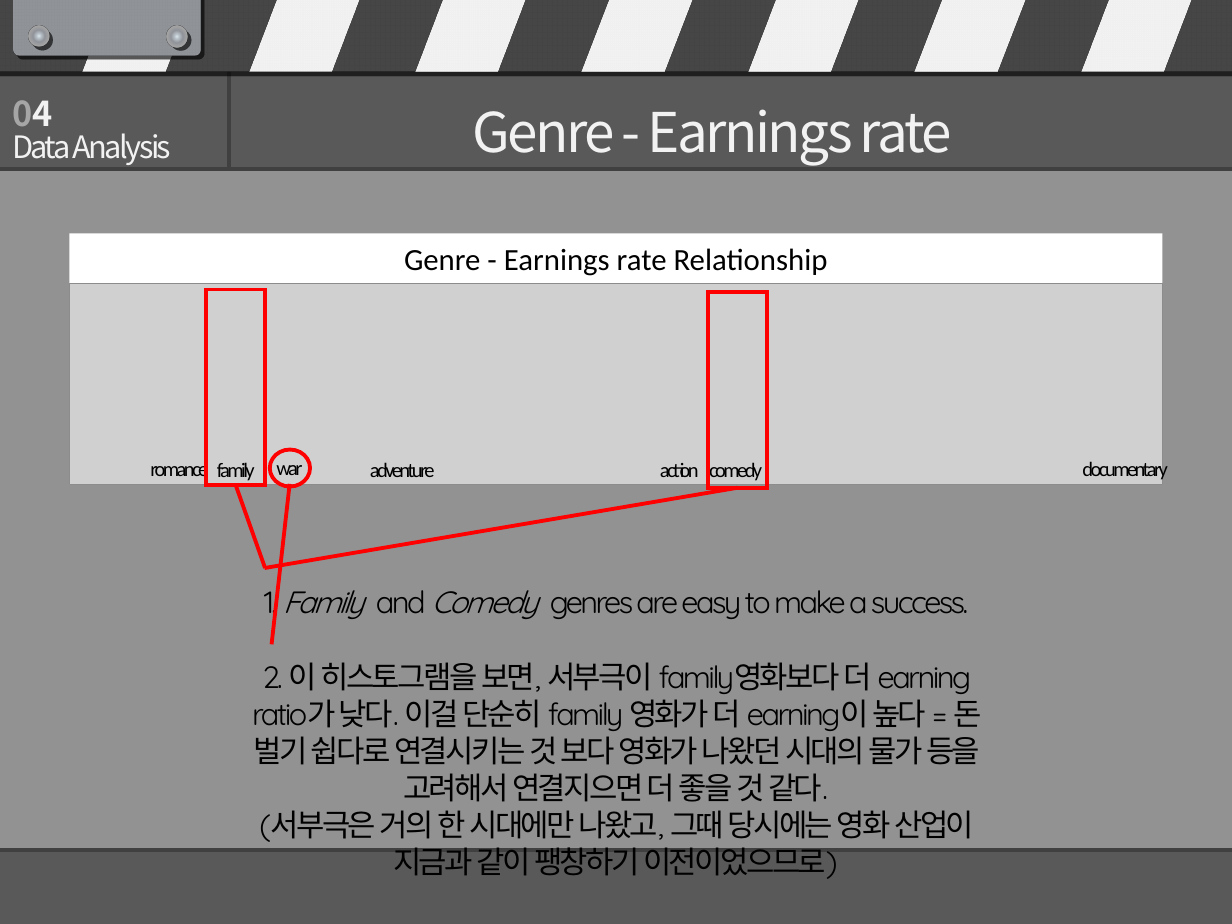
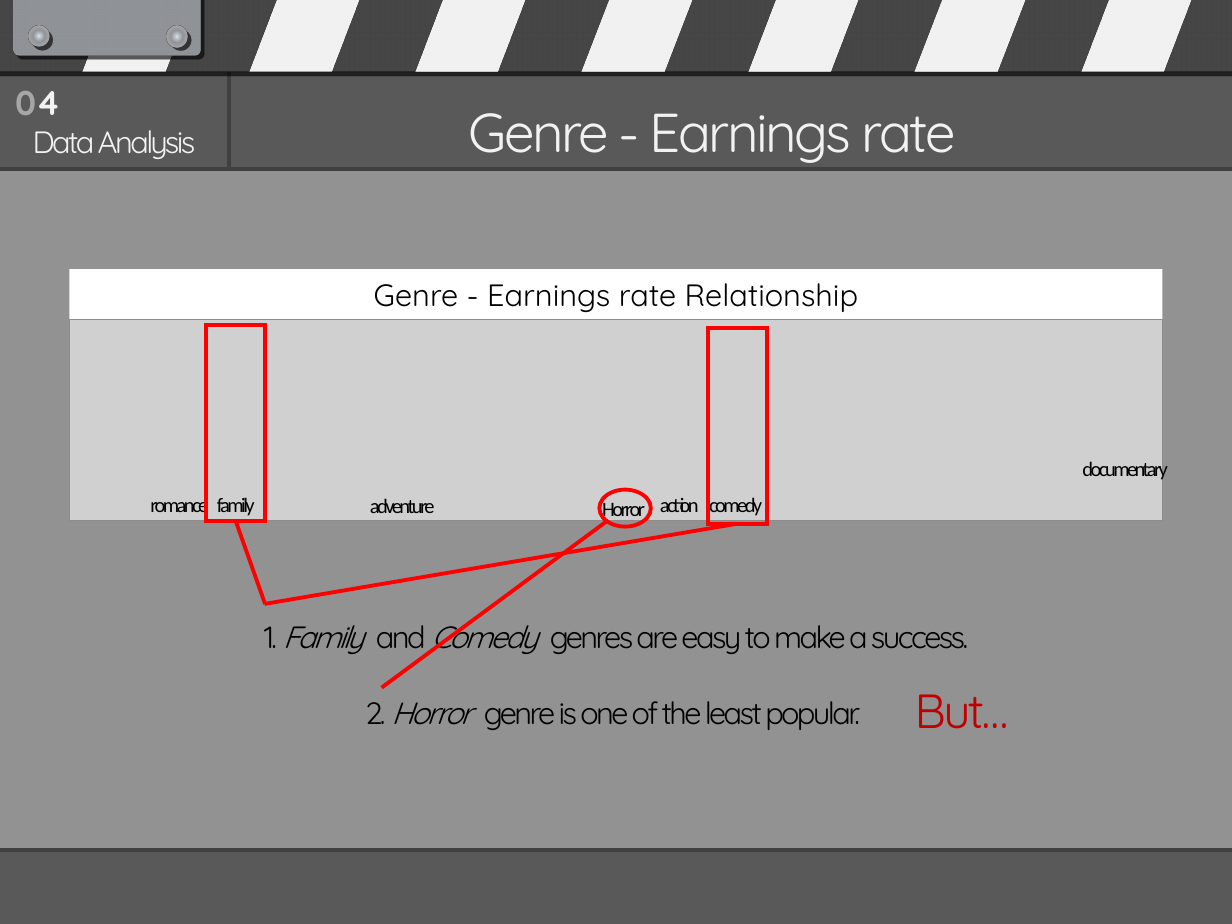
Before and after one commit to asmath472/21SRproject, a slide deck: slide 21 of R final presentation.pptx (slide 16 before the commit). Drawn at 1232x924 pixels with LibreOffice and Linux fonts; fonts in the diff are those of the drawing; grey boxes stand for pictures. Boxes give left, top, right and bottom in pixels: in the first picture for what was removed or moved away, otherwise in the second. Text is boxed around its words. In the diff, an @@ line names an element or a change of style, - is before the commit and + after.

```diff
--- a/R final presentation.pptx
+++ b/R final presentation.pptx
@@ text "04" at (15,91,60,115): font Noto Sans CJK KR to Quicksand @@
@@ text "04": place and size @@
-text "04" at (12,100,52,126)
+text "04" at (15,91,60,115)
@@ text "Data Analysis": place and size @@
-text "Data Analysis" at (12,133,171,165)
+text "Data Analysis" at (33,130,196,159)
@@ text "Data Analysis" at (33,130,196,159): font Noto Sans CJK KR to Quicksand; alignment left to centre @@
@@ text "Genre - Earnings rate" at (469,113,955,163): font Noto Sans CJK KR to Quicksand @@
@@ rectangle "Genre - Earnings rate Relationship" at (69,270,1162,319): font Calibri to Quicksand @@
@@ text removed at (276,465,302,481) @@
-war
@@ ellipse: place and size @@
-ellipse at (270,450,310,487)
+ellipse at (599,489,650,526)
@@ text added at (602,499,645,522), 12 pt, text #000000 @@
+Horror
@@ 6 texts, 3 rectangles, 2 lines, 1 picture: place and size @@
-6 texts, 3 rectangles, 2 lines, 1 picture at (69,233,1162,622)
+6 texts, 3 rectangles, 2 lines, 1 picture at (69,270,1162,657)
@@ line moved from (290, 484) - (271, 644) to (607, 521) - (382, 687) @@
@@ text at (365,701,860,730): text changed @@
-2. 이 히스토그램을 보면, 서부극이 family영화보다 더 earning ratio가 낮다. 이걸 단순히 family 영화가 더 earning이 높다 = 돈 벌기 쉽다로 연결시키는 것 보다 영화가 나왔던 시대의 물가 등을 고려해서 연결지으면 더 좋을 것 같다.
-(서부극은 거의 한 시대에만 나왔고, 그때 당시에는 영화 산업이 지금과 같이 팽창하기 이전이었으므로)
+2. Horror genre is one of the least popular.
@@ text added at (915,694,1009,729), 28 pt, text #C00000 @@
+But…
@@ text removed at (346,870,886,879) @@
-Copyright ⓒ D.sual 2018. All Rights Reserved
```
Also in this commit, not shown: 12 other slides changed, 8 slides added, 2 slides removed.
